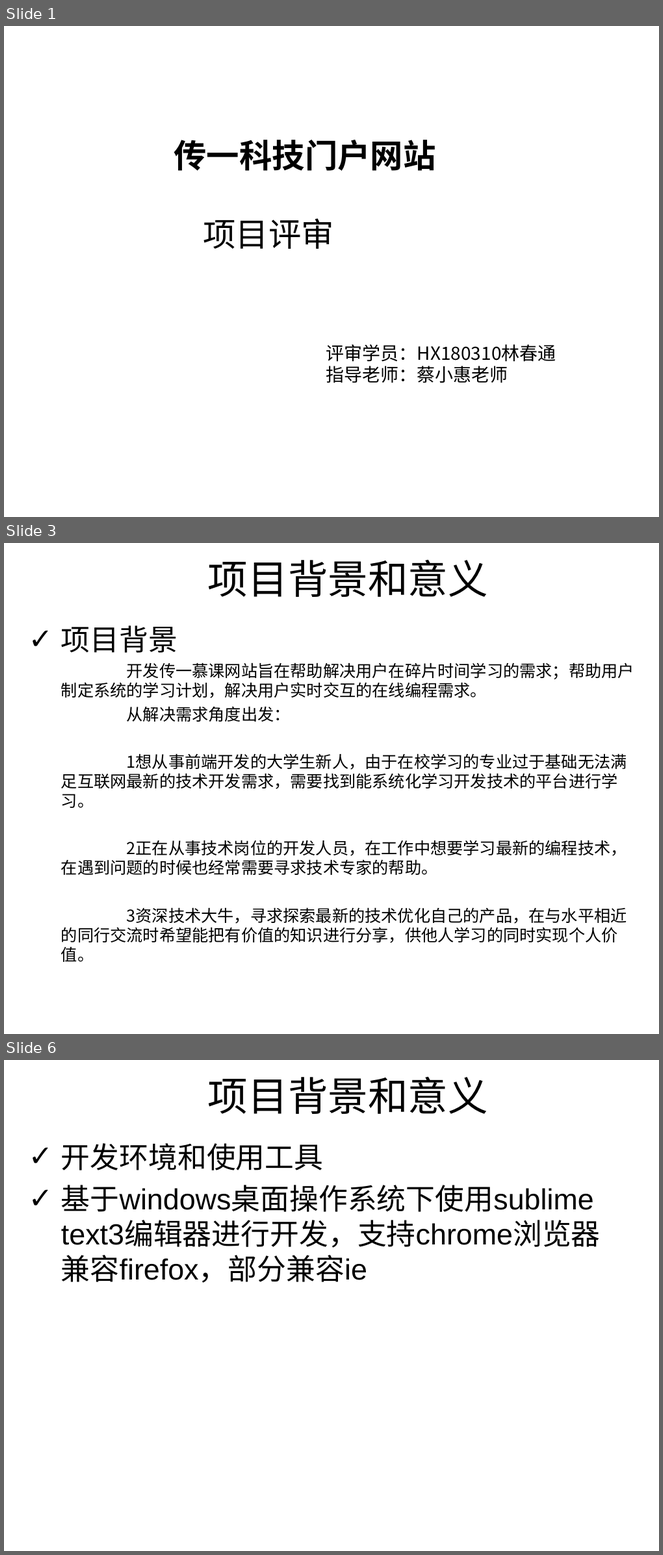
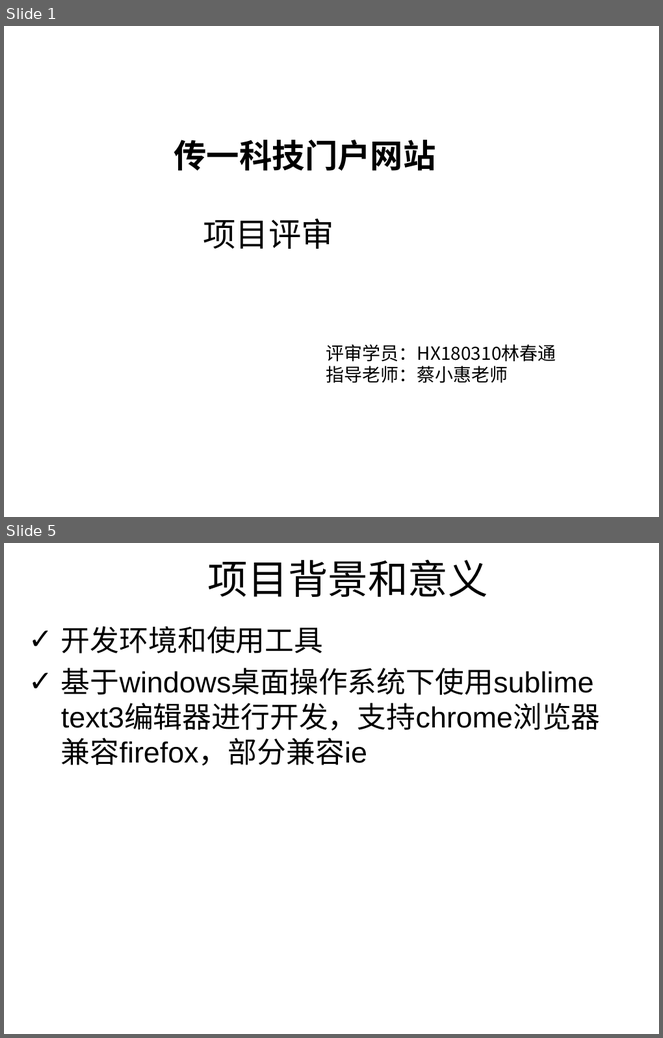
Before and after one commit to chuntong007/CY-work, a slide deck: 一阶项目文件/hx180310林春通一阶评审ppt模板.ppt. Shown one above the other, each under a label of ours: slides 1, 3 and 6 before the commit, slides 1 and 5 after it; the slides between them are not shown. The pictures are 663x1555 and 663x1038 pixels, drawn with LibreOffice and Linux fonts; fonts in the diff are those of the drawing; background and template pictures are left out. Boxes give left, top, right and bottom in pixels: in the first picture for what was removed or moved away, otherwise in the second. Text is boxed around its words. In the diff, an @@ line names an element or a change of style, - is before the commit and + after.

```diff
--- a/一阶项目文件/hx180310林春通一阶评审ppt模板.ppt
+++ b/一阶项目文件/hx180310林春通一阶评审ppt模板.ppt
@@ slide 3 removed at (x1=4, y1=543, x2=659, y2=1034), background picture (left out) @@
@@ title removed at (x1=208, y1=559, x2=488, y2=597) @@
-项目背景和意义
@@ text removed at (x1=61, y1=626, x2=634, y2=962) @@
-✓ 项目背景
-开发传一慕课网站旨在帮助解决用户在碎片时间学习的需求；帮助用户制定系统的学习计划，解决用户实时交互的在线编程需求。
-从解决需求角度出发：
-1想从事前端开发的大学生新人，由于在校学习的专业过于基础无法满足互联网最新的技术开发需求，需要找到能系统化学习开发技术的平台进行学习。
-2正在从事技术岗位的开发人员，在工作中想要学习最新的编程技术，在遇到问题的时候也经常需要寻求技术专家的帮助。
-3资深技术大牛，寻求探索最新的技术优化自己的产品，在与水平相近的同行交流时希望能把有价值的知识进行分享，供他人学习的同时实现个人价值。
@@ what was slide 6 is now slide 5 @@
```
Also in this commit, not shown: 14 slides changed, 4 other slides removed, 4 other files.
